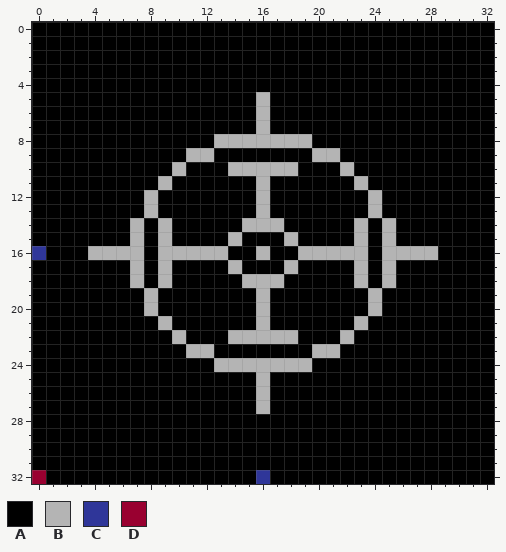
A pixel-art sprite gets an edit: assets/crop_lvl2_33.png. The first picture shows the starting point.
The file is 264x264 pixels, drawn in blocks of 8x8; one block is one cell here.
Palette (. is transparent): A #000000  B #b4b4b4  C #2f3699  D #990030
And afterwards:
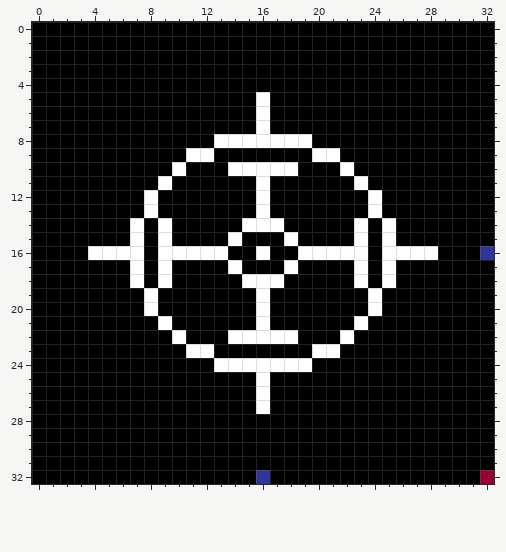
From old to new:
colour B: #b4b4b4 -> #ffffff
y 16: x 0 C -> A; x 32 A -> C
y 32: x 0 D -> A; x 32 A -> D
Pixel boxes of the changes (left, top, right, bottom) in both pictures:
changed: (32, 92, 494, 414)
changed: (32, 470, 46, 484)
changed: (480, 470, 494, 484)
